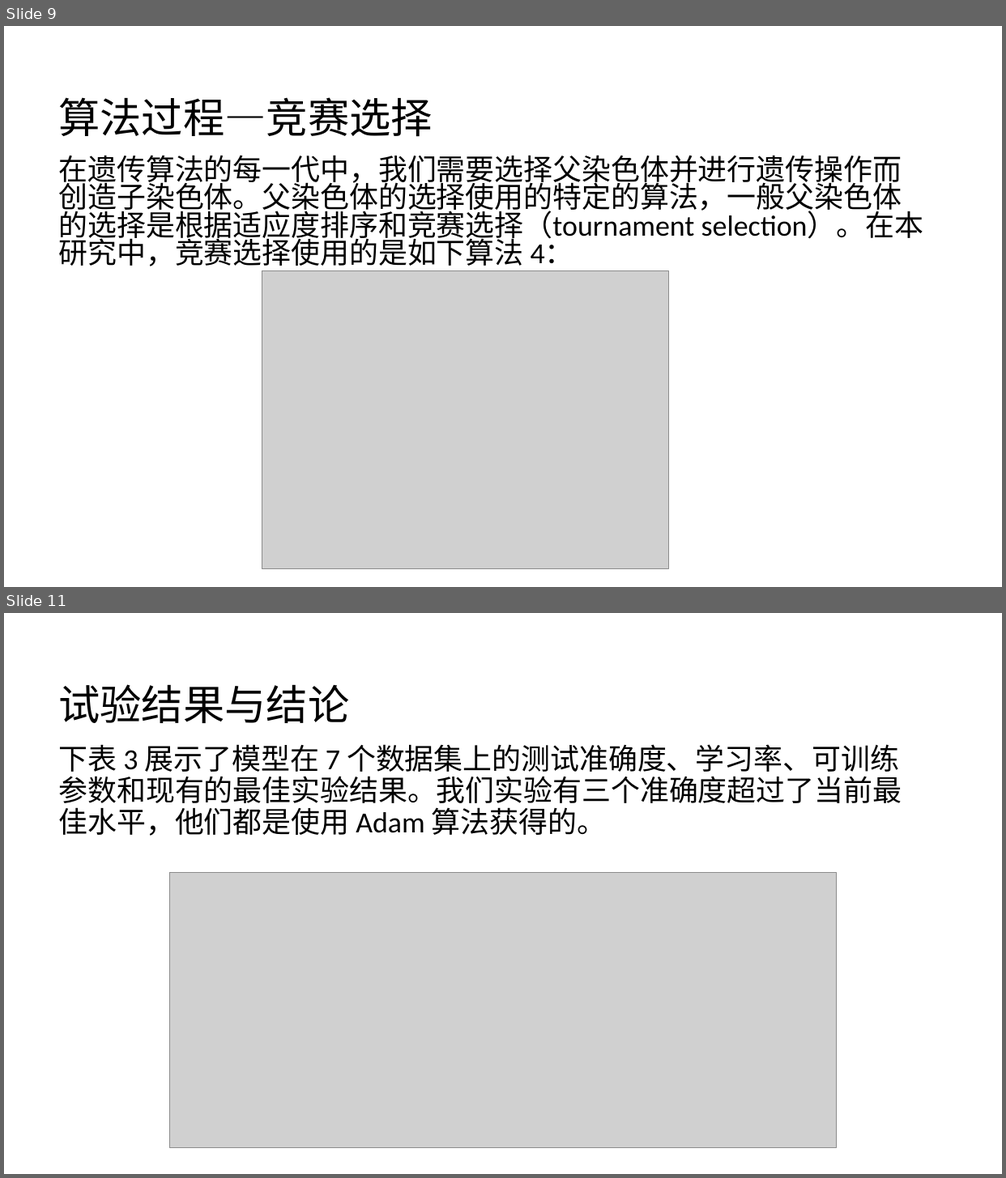
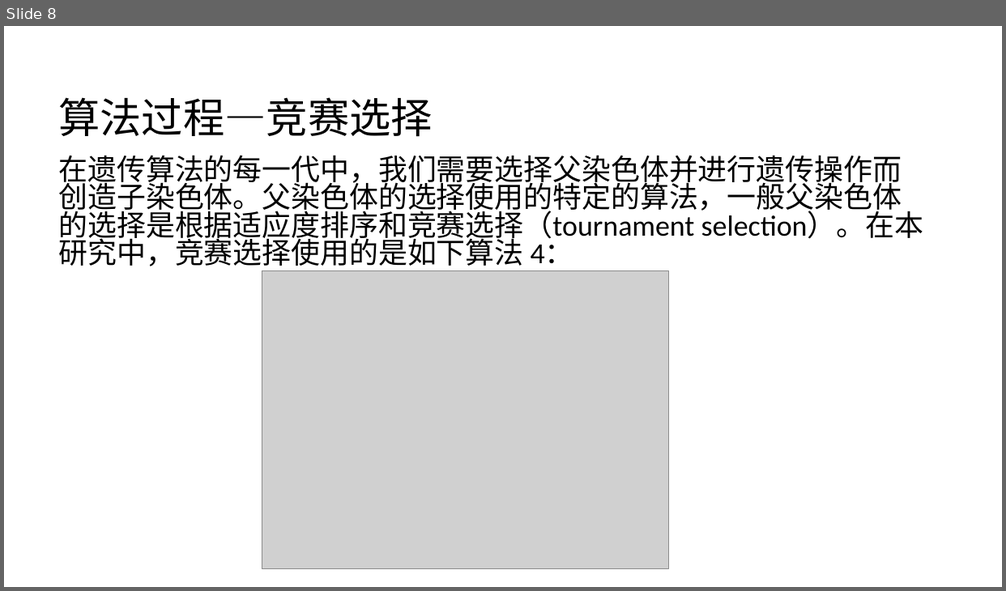
Before and after one commit to likaihz/EAS, a slide deck: linzepei/slides.pptx. Shown one above the other, each under a label of ours: slides 9 and 11 before the commit, slide 8 after it; the slides between them are not shown. The pictures are 1006x1178 and 1006x591 pixels, drawn with LibreOffice and Linux fonts; fonts in the diff are those of the drawing; grey boxes stand for pictures. Boxes give left, top, right and bottom in pixels: in the first picture for what was removed or moved away, otherwise in the second. Text is boxed around its words. In the diff, an @@ line names an element or a change of style, - is before the commit and + after.

```diff
--- a/linzepei/slides.pptx
+++ b/linzepei/slides.pptx
@@ slide 11 removed at (4, 613, 1002, 1174), background #FFFFFF @@
@@ text removed at (58, 684, 349, 723) @@
-试验结果与结论
@@ text removed at (59, 744, 902, 836) @@
-下表 3 展示了模型在 7 个数据集上的测试准确度、学习率、可训练参数和现有的最佳实验结果。我们实验有三个准确度超过了当前最佳水平，他们都是使用 Adam 算法获得的。
@@ picture removed at (169, 872, 837, 1148) @@
@@ what was slide 9 is now slide 8 @@
```
Also in this commit, not shown: 2 slides changed, 1 slide added, 3 other slides removed.
